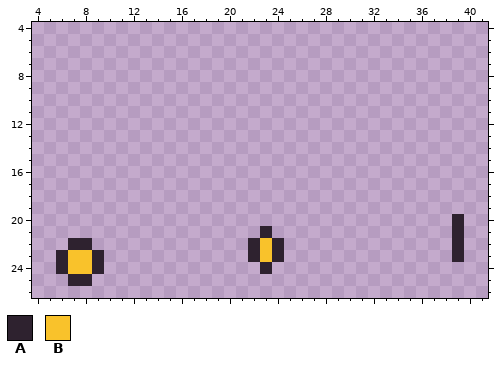
Pixel-art file -- Projects/TastyRoad/Assets/Sprites/Items.aseprite. Above, as it was before the edit.
64x32 pixels, 1 frame. Shown: x 4..41, y 4..26.
Palette (. is transparent): A #2e222f  B #f9c22b
Pixels before, first column x 6:
20 .................................A
21 .................A...............A
22 .AA.............ABA..............A
23 ABBA............ABA..............A
24 ABBA.............A................
25 .AA...............................
Now the later version:
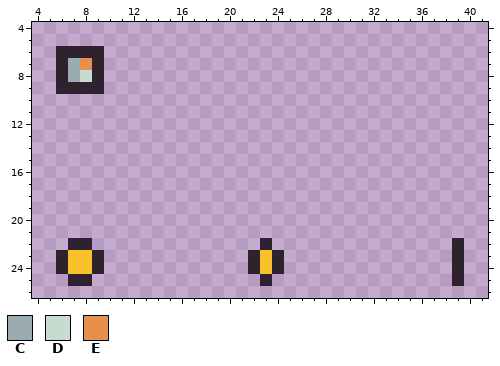
Colours new in this view: C #9babb2  D #c7dcd0  E #e6904e
Diff:
y 6: x 6..9 .... -> AAAA
y 7: x 6..9 .... -> ACEA
y 8: x 6..9 .... -> ACDA
y 9: x 6..9 .... -> AAAA
y 20: x 39 A -> .
y 21: x 23 A -> .; x 39 A -> .
y 22: x 22..24 ABA -> .A.
y 24: x 22..24 .A. -> ABA; x 39 . -> A
y 25: x 23 . -> A; x 39 . -> A
Where, in picture pixels (left, top, right, bottom), the same in both pictures:
added: (56, 46, 104, 94)
changed: (452, 214, 464, 286)
changed: (248, 226, 284, 286)
